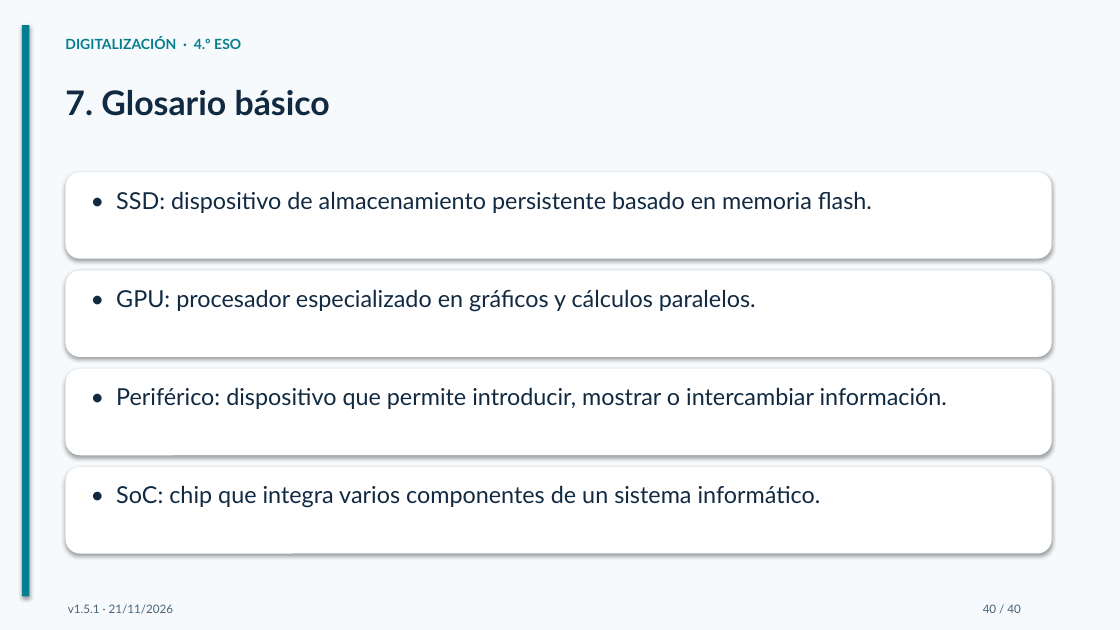
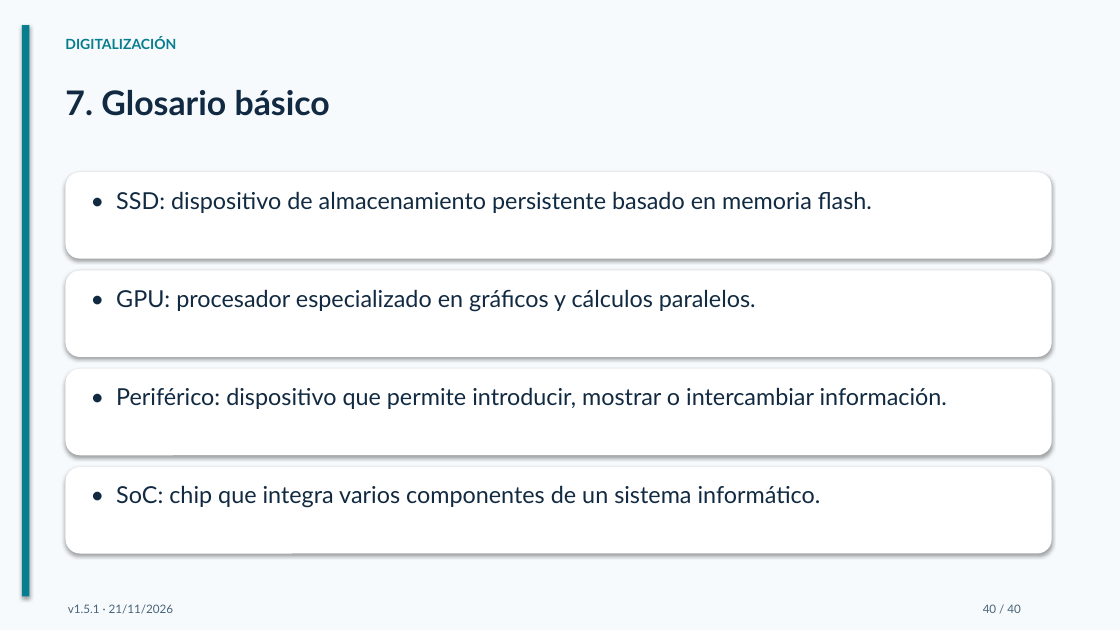
Before and after one commit to bitschips/digitaliza4, a slide deck: slide 40 of temas/tema-01-arquitectura-de-ordenadores/presentaciones/tema-01-arquitectura-de-ordenadores.pptx. Drawn at 1120x630 pixels with LibreOffice and Linux fonts; fonts in the diff are those of the drawing. Boxes give left, top, right and bottom in pixels: in the first picture for what was removed or moved away, otherwise in the second. Text is boxed around its words. In the diff, an @@ line names an element or a change of style, - is before the commit and + after.

```diff
--- a/temas/tema-01-arquitectura-de-ordenadores/presentaciones/tema-01-arquitectura-de-ordenadores.pptx
+++ b/temas/tema-01-arquitectura-de-ordenadores/presentaciones/tema-01-arquitectura-de-ordenadores.pptx
@@ text at [65, 36, 176, 49]: text changed @@
-DIGITALIZACIÓN · 4.º ESO
+DIGITALIZACIÓN
```
Also in this commit, not shown: 39 other slides changed, 9 other files.
